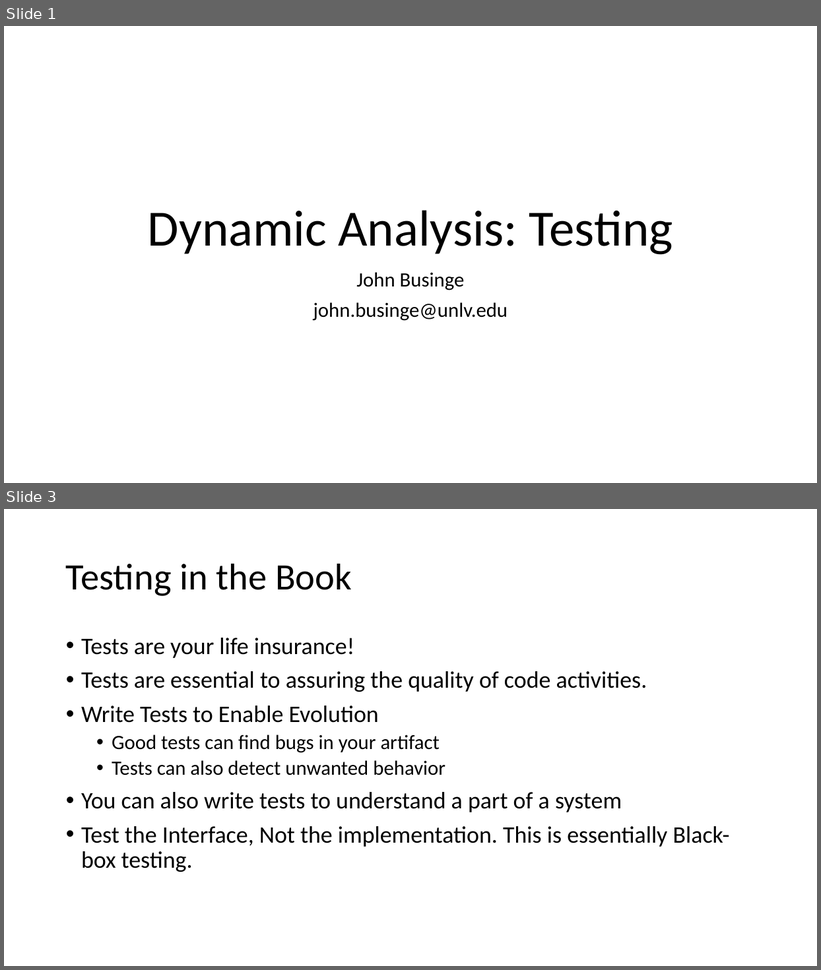
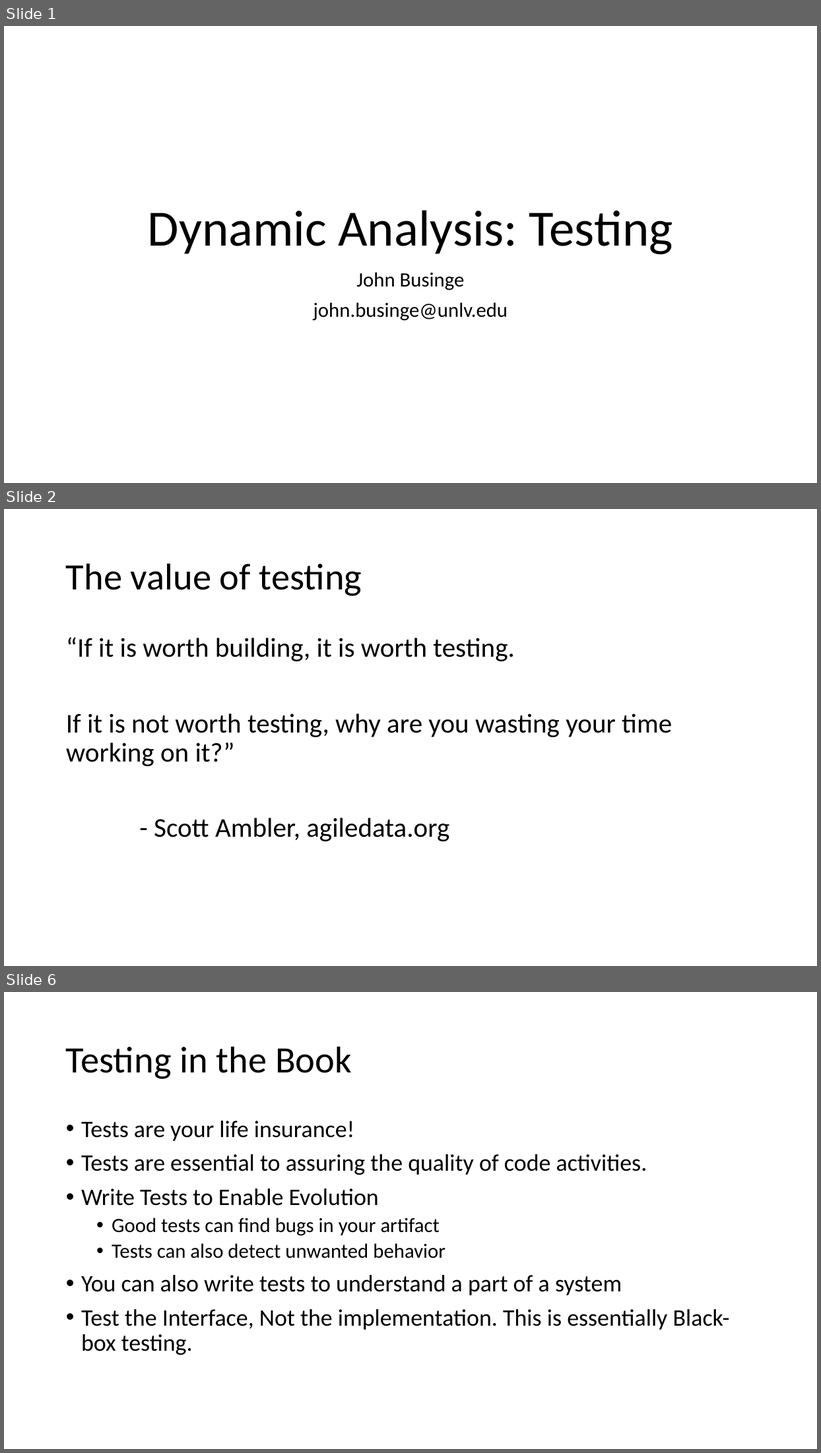
Before and after one commit to johnxu21/johnxu21.github.io, a slide deck: teaching/CS472-Spring2023/Timetable/Testing.pptx. Shown one above the other, each under a label of ours: slides 1 and 3 before the commit, slides 1, 2 and 6 after it; the slides between them are not shown. The pictures are 821x970 and 821x1453 pixels, drawn with LibreOffice and Linux fonts; fonts in the diff are those of the drawing. Boxes give left, top, right and bottom in pixels: in the first picture for what was removed or moved away, otherwise in the second. Text is boxed around its words. In the diff, an @@ line names an element or a change of style, - is before the commit and + after.

Commit message:
testing

```diff
--- a/teaching/CS472-Spring2023/Timetable/Testing.pptx
+++ b/teaching/CS472-Spring2023/Timetable/Testing.pptx
@@ slide 2 added at (4, 509, 817, 966), background #FFFFFF @@
@@ title added at (66, 563, 362, 596), 44 pt, text #000000 @@
+The value of testing
@@ text added at (66, 637, 672, 842), 32 pt, text #000000 @@
+“If it is worth building, it is worth testing.
+If it is not worth testing, why are you wasting your time working on it?”
+- Scott Ambler, agiledata.org
@@ what was slide 3 is now slide 6 @@
```
Also in this commit, not shown: 1 slide changed, 13 other slides added, 1 slide removed, 3 other files.
